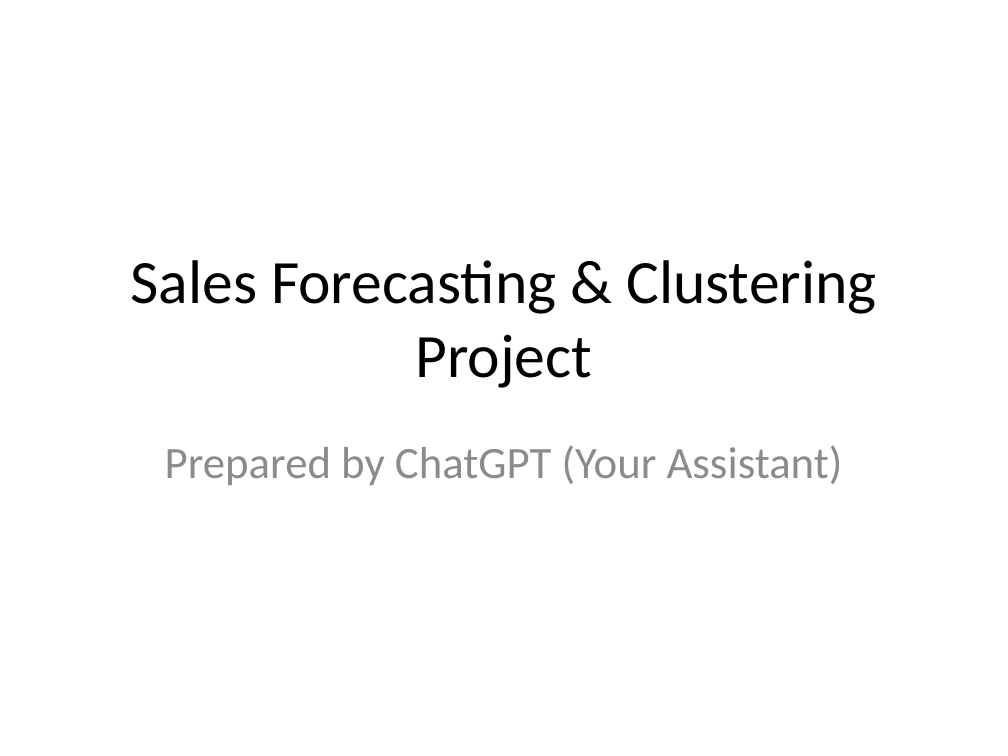
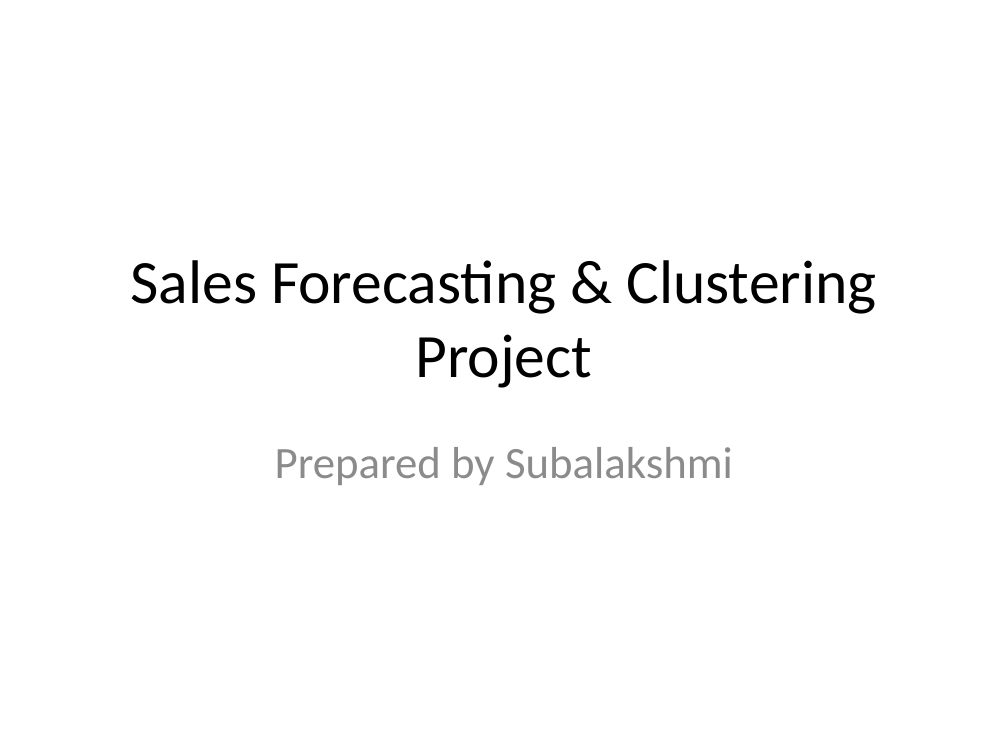
Before and after one commit to subalakshmi-ds/sales-forecasting-clustering-project, a slide deck: slide 1 of Sales_Project_Summary_PPT.pptx. Drawn at 1008x756 pixels with LibreOffice and Linux fonts; fonts in the diff are those of the drawing. Boxes give left, top, right and bottom in pixels: in the first picture for what was removed or moved away, otherwise in the second. Text is boxed around its words. In the diff, an @@ line names an element or a change of style, - is before the commit and + after.

Commit message:
updated ppt

```diff
--- a/Sales_Project_Summary_PPT.pptx
+++ b/Sales_Project_Summary_PPT.pptx
@@ subtitle at [275, 447, 733, 485]: text changed @@
-Prepared by ChatGPT (Your Assistant)
+Prepared by Subalakshmi
```
